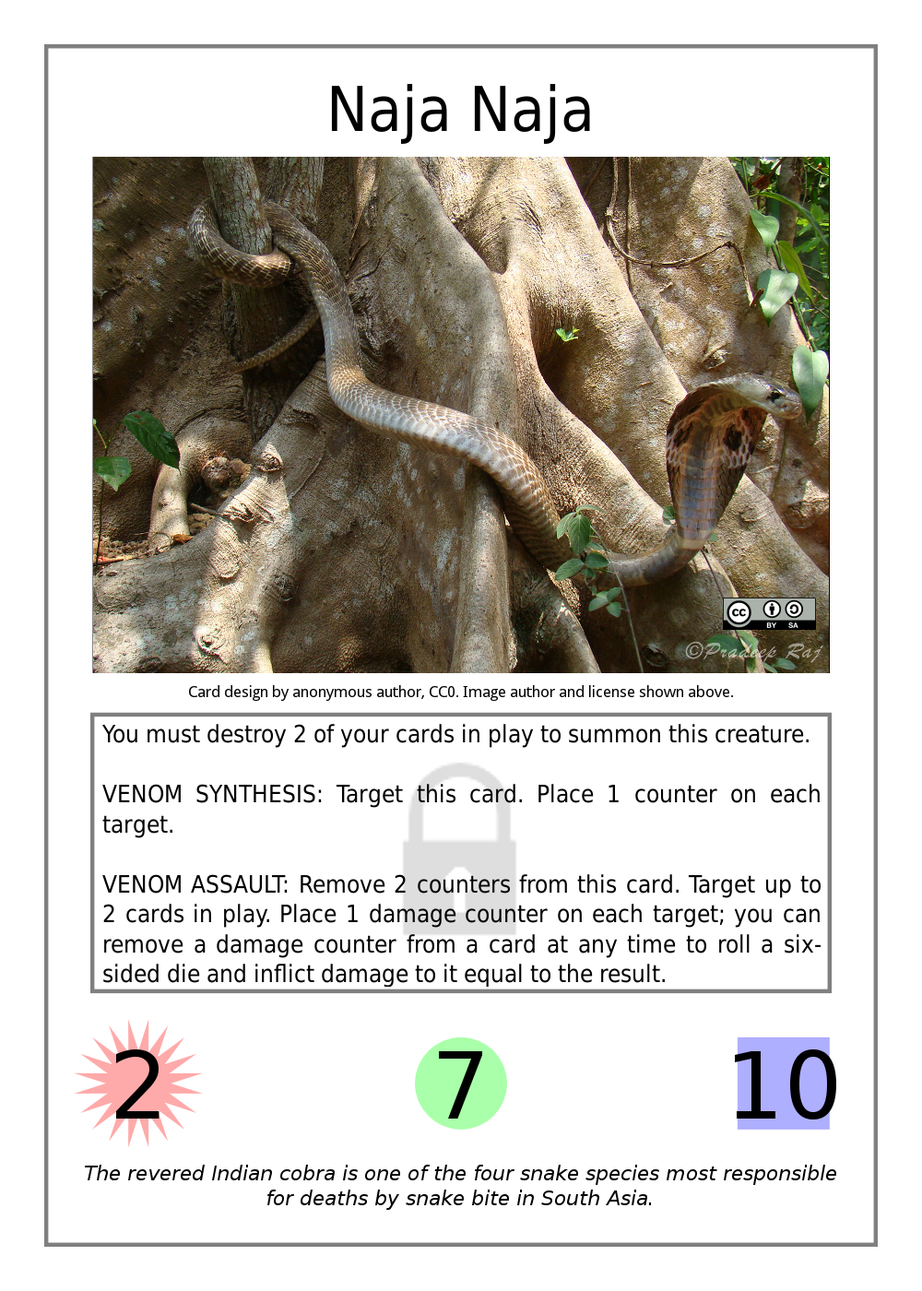
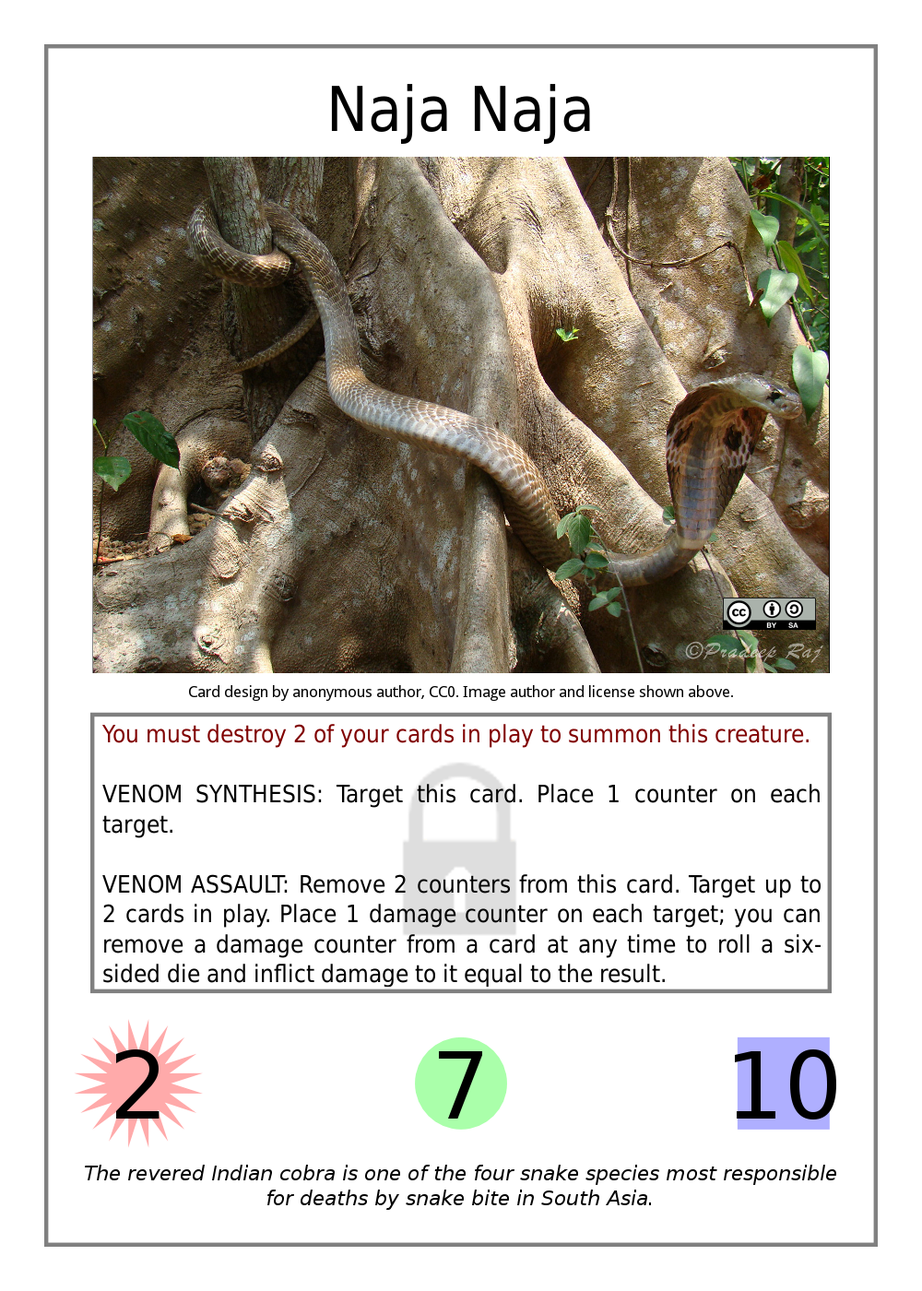
Revision of a layered 922 × 1291 image; what changed, layer by layer:
painted on "Effect Text" over (102, 724, 810, 749)
